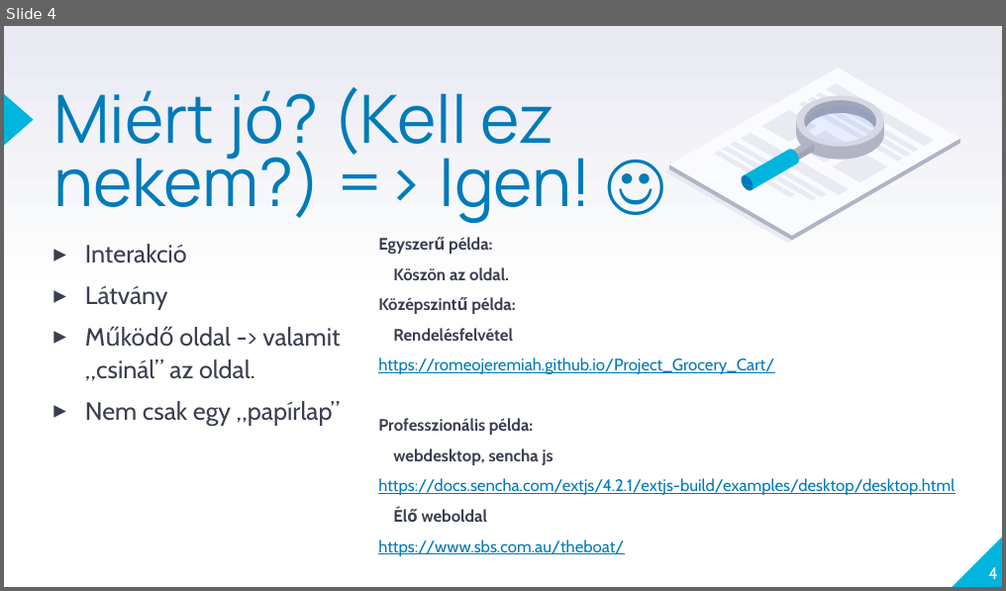
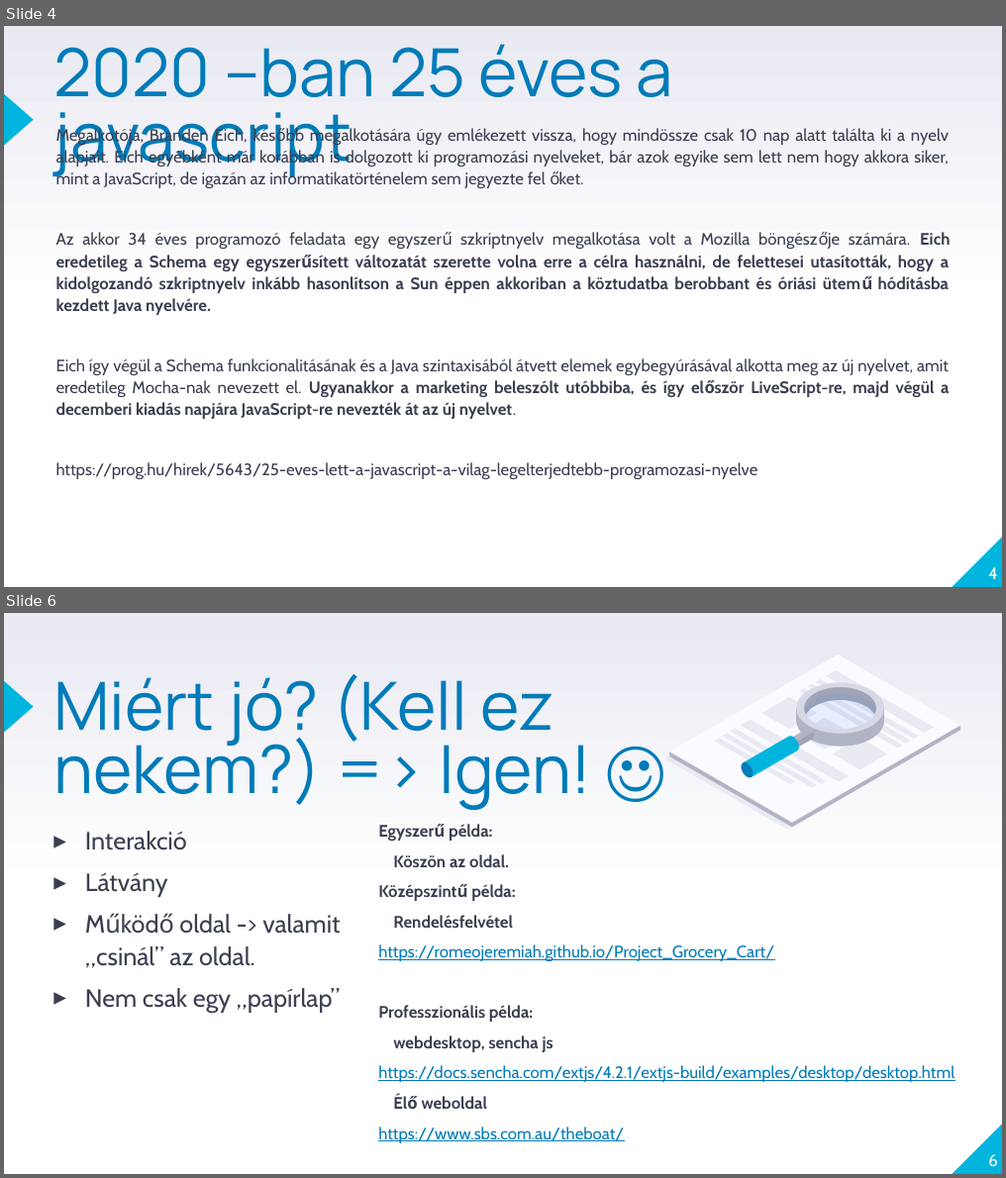
Before and after one commit to laszlofeher/javascriptalapok, a slide deck: 1Alkalom/Js1.pptx. Shown one above the other, each under a label of ours: slide 4 before the commit, slides 4 and 6 after it; the slides between them are not shown. The pictures are 1006x591 and 1006x1178 pixels, drawn with LibreOffice and Linux fonts; fonts in the diff are those of the drawing. Boxes give left, top, right and bottom in pixels: in the first picture for what was removed or moved away, otherwise in the second. Text is boxed around its words. In the diff, an @@ line names an element or a change of style, - is before the commit and + after.

Commit message:
Javascript alapok

```diff
--- a/1Alkalom/Js1.pptx
+++ b/1Alkalom/Js1.pptx
@@ slide 4 added at (4,26,1002,587), background gradient #FFFFFF to #E9EAF2; not listed: 2 template elements that a slide beside it also shows @@
@@ title added at (54,44,672,178), 48 pt, text #007BB9 @@
+2020 –ban 25 éves a javascript
@@ text added at (56,127,949,479), 12 pt, text #3A3F50 @@
+Megalkotója, Branden Eich, később megalkotására úgy emlékezett vissza, hogy mindössze csak 10 nap alatt találta ki a nyelv alapjait. Eich egyébként már korábban is dolgozott ki programozási nyelveket, bár azok egyike sem lett nem hogy akkora siker, mint a JavaScript, de igazán az informatikatörténelem sem jegyezte fel őket.
+Az akkor 34 éves programozó feladata egy egyszerű szkriptnyelv megalkotása volt a Mozilla böngészője számára. Eich eredetileg a Schema egy egyszerűsített változatát szerette volna erre a célra használni, de felettesei utasították, hogy a kidolgozandó szkriptnyelv inkább hasonlítson a Sun éppen akkoriban a köztudatba berobbant és óriási ütemű hódításba kezdett Java nyelvére.
+Eich így végül a Schema funkcionalitásának és a Java szintaxisából átvett elemek egybegyúrásával alkotta meg az új nyelvet, amit eredetileg Mocha-nak nevezett el. Ugyanakkor a marketing beleszólt utóbbiba, és így először LiveScript-re, majd végül a decemberi kiadás napjára JavaScript-re nevezték át az új nyelvet.
+https://prog.hu/hirek/5643/25-eves-lett-a-javascript-a-vilag-legelterjedtebb-programozasi-nyelve
@@ page number added at (988,568,997,579), 12 pt, text #FFFFFF @@
+4
@@ what was slide 4 is now slide 6 @@
@@ page number at (988,1155,998,1167): text changed @@
-4
+6
```
Also in this commit, not shown: 4 slides changed, 1 other slide added.
